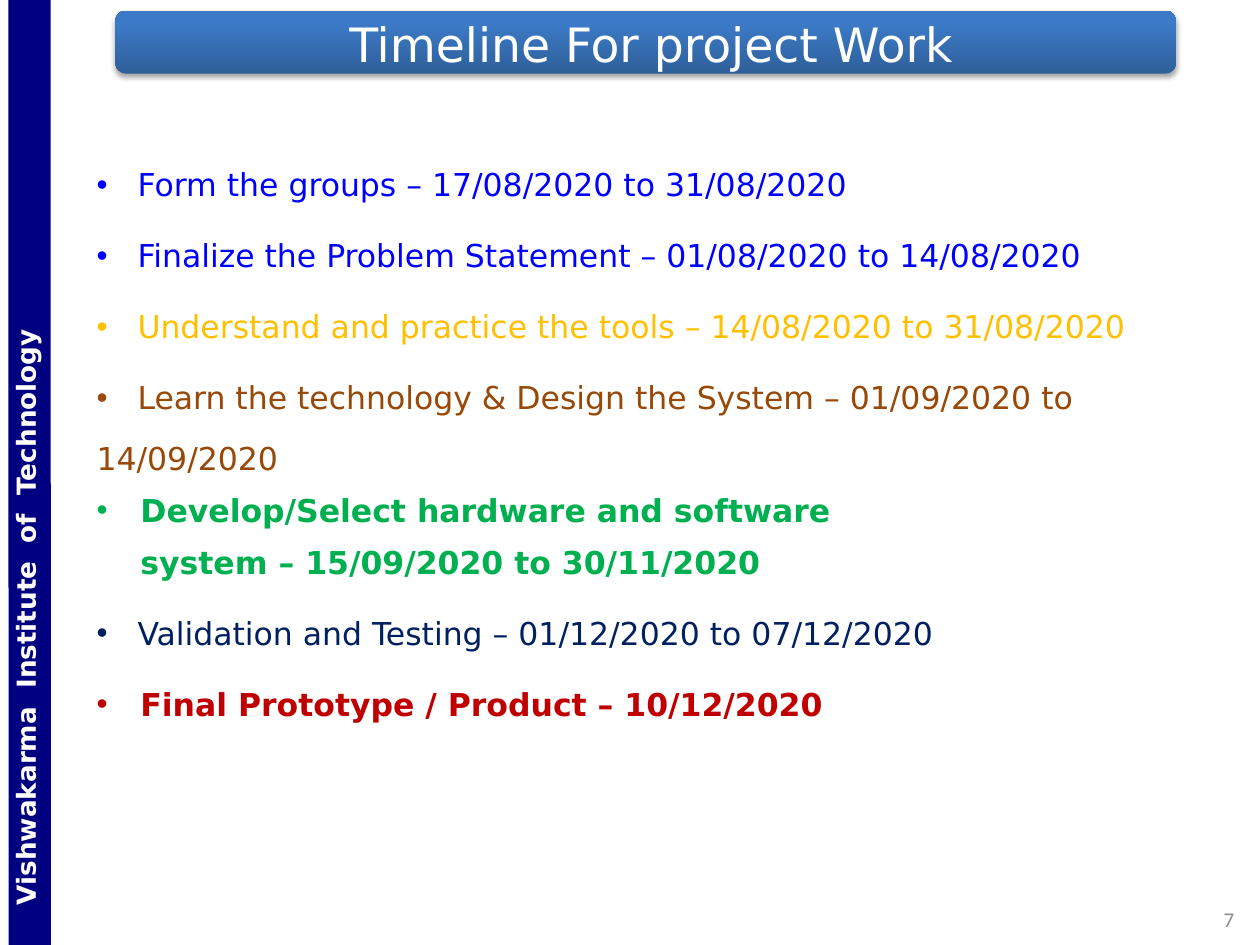
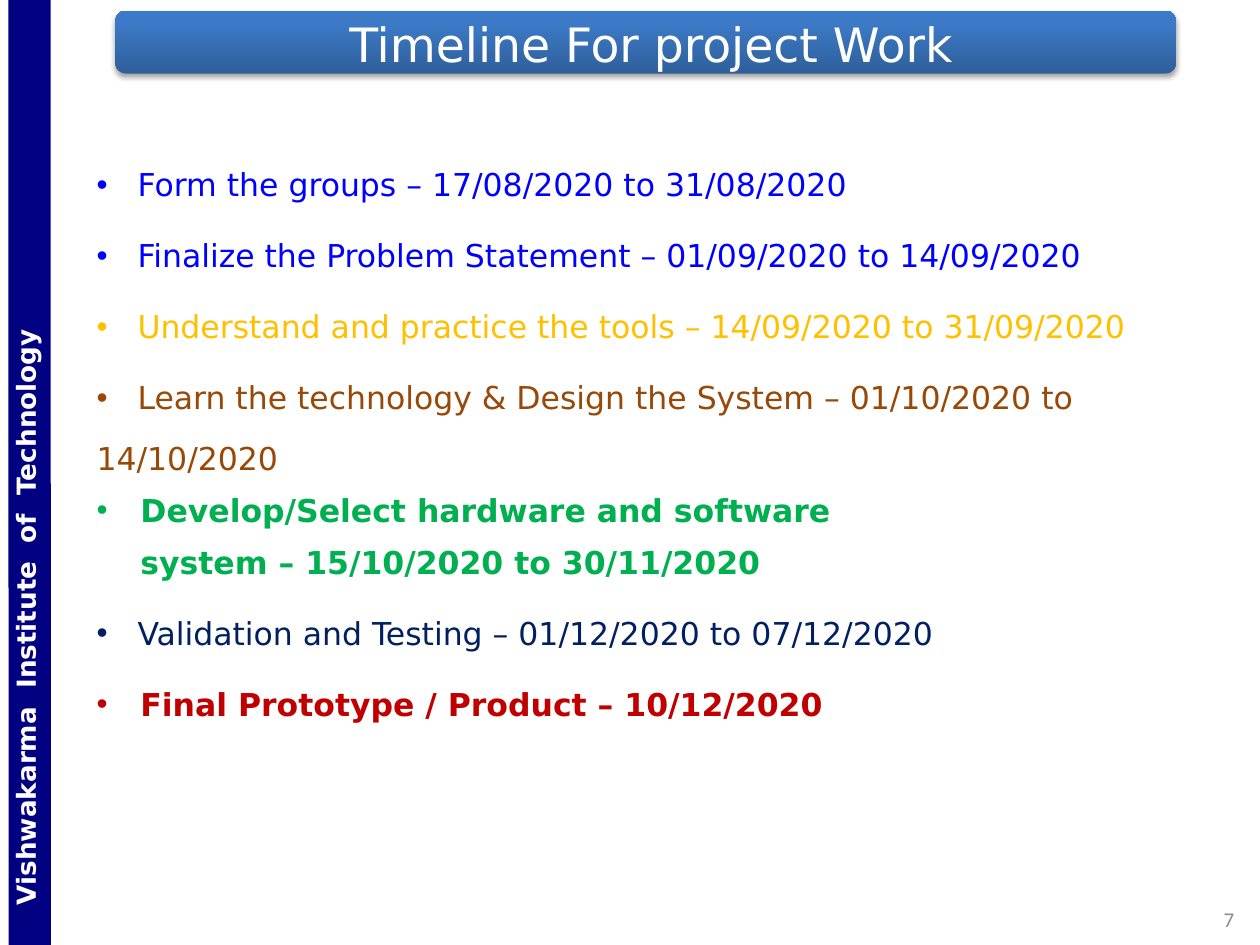
Before and after one commit to Gladiator07/Harvestify, a slide deck: slide 7 of Docs/ICA_G5_ML_Crop_Consultant.pptx. Drawn at 1260x945 pixels with LibreOffice and Linux fonts; fonts in the diff are those of the drawing; background and template pictures are left out. Boxes give left, top, right and bottom in pixels: in the first picture for what was removed or moved away, otherwise in the second. Text is boxed around its words. In the diff, an @@ line names an element or a change of style, - is before the commit and + after.

Commit message:
presentation

```diff
--- a/Docs/ICA_G5_ML_Crop_Consultant.pptx
+++ b/Docs/ICA_G5_ML_Crop_Consultant.pptx
@@ text at (x1=97, y1=243, x2=1125, y2=473): text changed @@
-• Finalize the Problem Statement – 01/08/2020 to 14/08/2020
-• Understand and practice the tools – 14/08/2020 to 31/08/2020
-• Learn the technology & Design the System – 01/09/2020 to 14/09/2020
+• Finalize the Problem Statement – 01/09/2020 to 14/09/2020
+• Understand and practice the tools – 14/09/2020 to 31/09/2020
+• Learn the technology & Design the System – 01/10/2020 to 14/10/2020
@@ text at (x1=140, y1=550, x2=760, y2=581): text changed @@
-system – 15/09/2020 to 30/11/2020
+system – 15/10/2020 to 30/11/2020
```
Also in this commit, not shown: 1 other slide changed.
